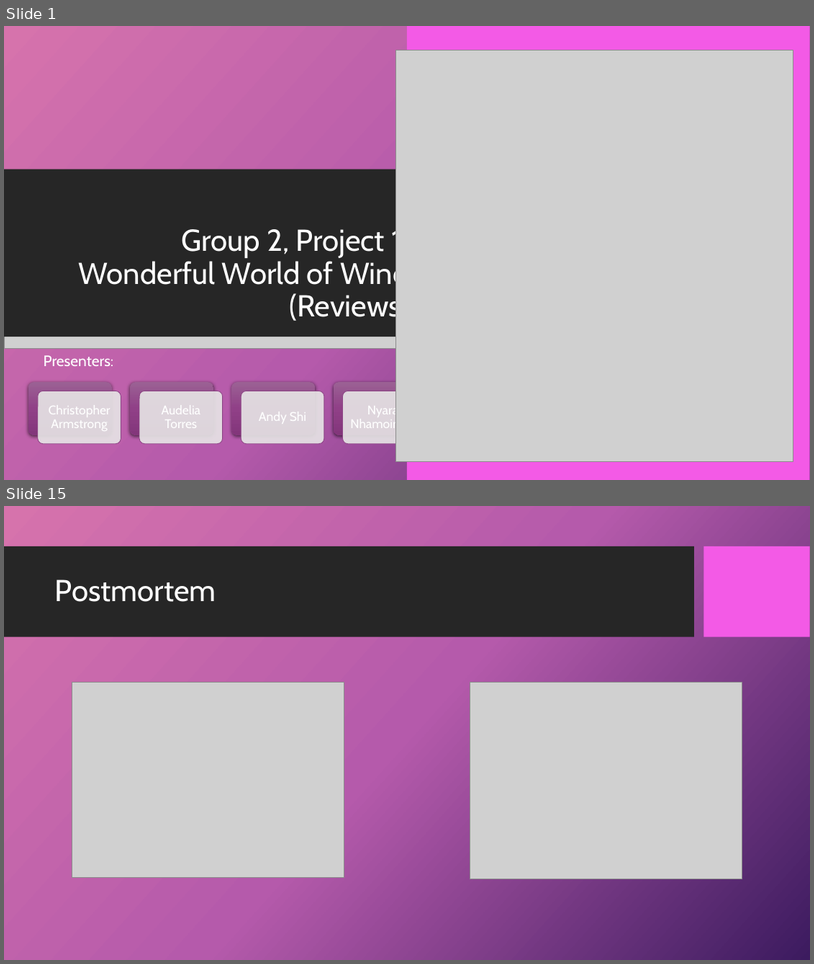
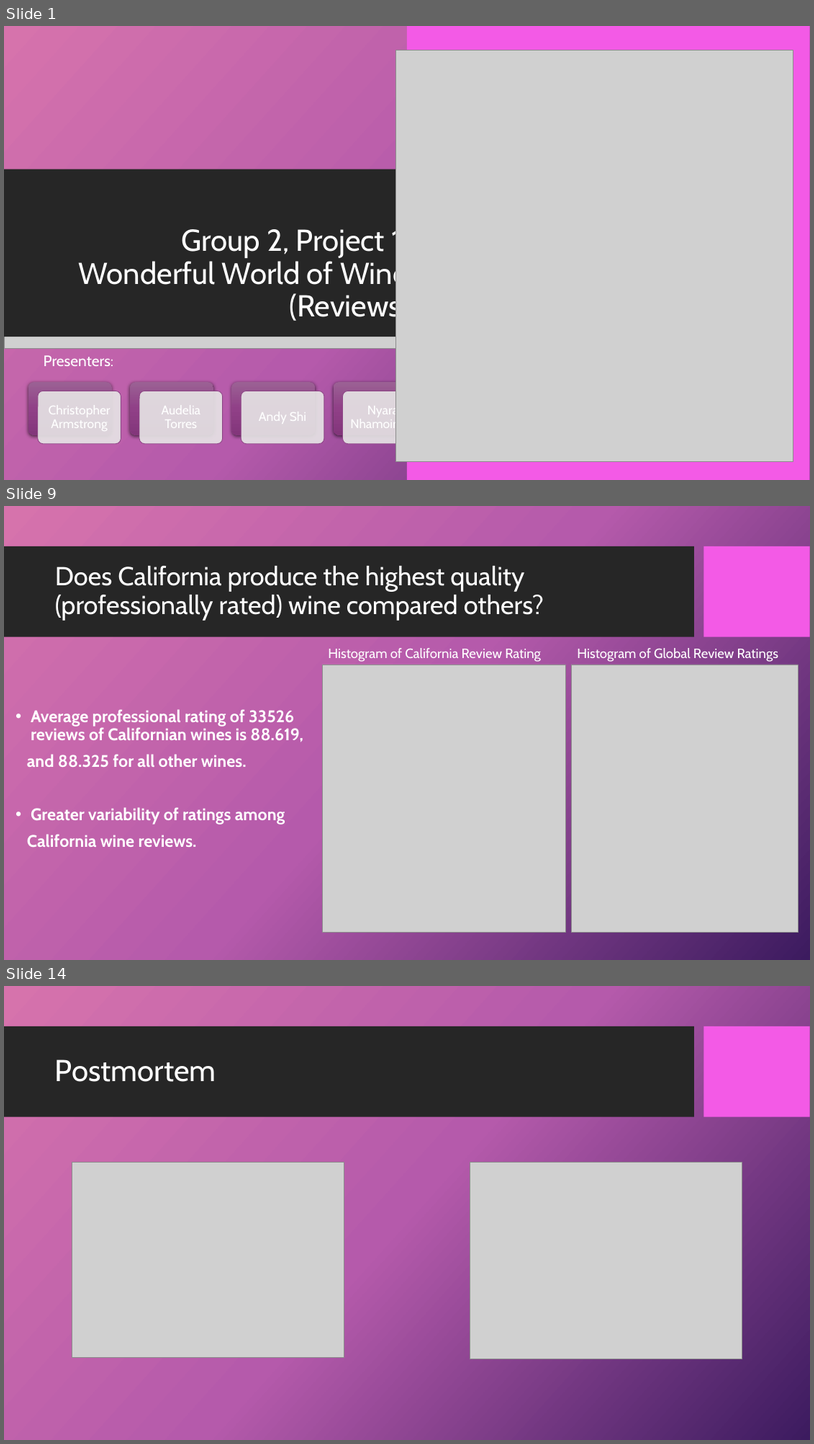
Before and after one commit to 4Reference/Project1, a slide deck: Data Science_Project 1_Group2.pptx. Shown one above the other, each under a label of ours: slides 1 and 15 before the commit, slides 1, 9 and 14 after it; the slides between them are not shown. The pictures are 814x964 and 814x1444 pixels, drawn with LibreOffice and Linux fonts; fonts in the diff are those of the drawing; grey boxes stand for pictures; background and template pictures are left out. Boxes give left, top, right and bottom in pixels: in the first picture for what was removed or moved away, otherwise in the second. Text is boxed around its words. In the diff, an @@ line names an element or a change of style, - is before the commit and + after.

```diff
--- a/Data Science_Project 1_Group2.pptx
+++ b/Data Science_Project 1_Group2.pptx
@@ slide 9 added at [4, 506, 810, 960], background picture (left out); not listed: 2 template elements that a slide beside it also shows @@
@@ title added at [55, 566, 544, 620], 31 pt, text #FFFFFF @@
+Does California produce the highest quality (professionally rated) wine compared others?
@@ text added at [328, 648, 541, 662], 16 pt, text #FFFFFF @@
+Histogram of California Review Rating
@@ text added at [577, 648, 779, 662], 16 pt, text #FFFFFF @@
+Histogram of Global Review Ratings
@@ picture added at [322, 664, 566, 932] @@
@@ picture added at [571, 664, 798, 932] @@
@@ text added at [27, 709, 304, 847], 20 pt, text #FFFFFF, bold @@
+• Average professional rating of 33526 reviews of Californian wines is 88.619,
+and 88.325 for all other wines.
+• Greater variability of ratings among
+California wine reviews.
@@ what was slide 15 is now slide 14 @@
```
Also in this commit, not shown: 7 slides changed, 4 other slides added, 6 slides removed.
